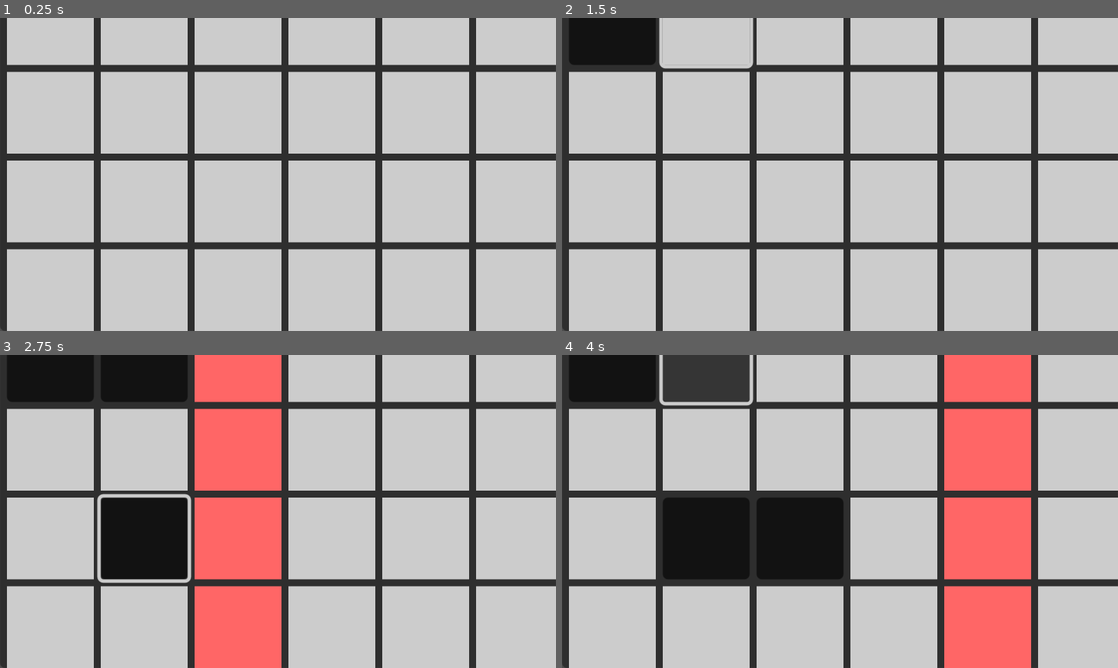
Above: before the commit, frames 1-4 (two rows, left to right).
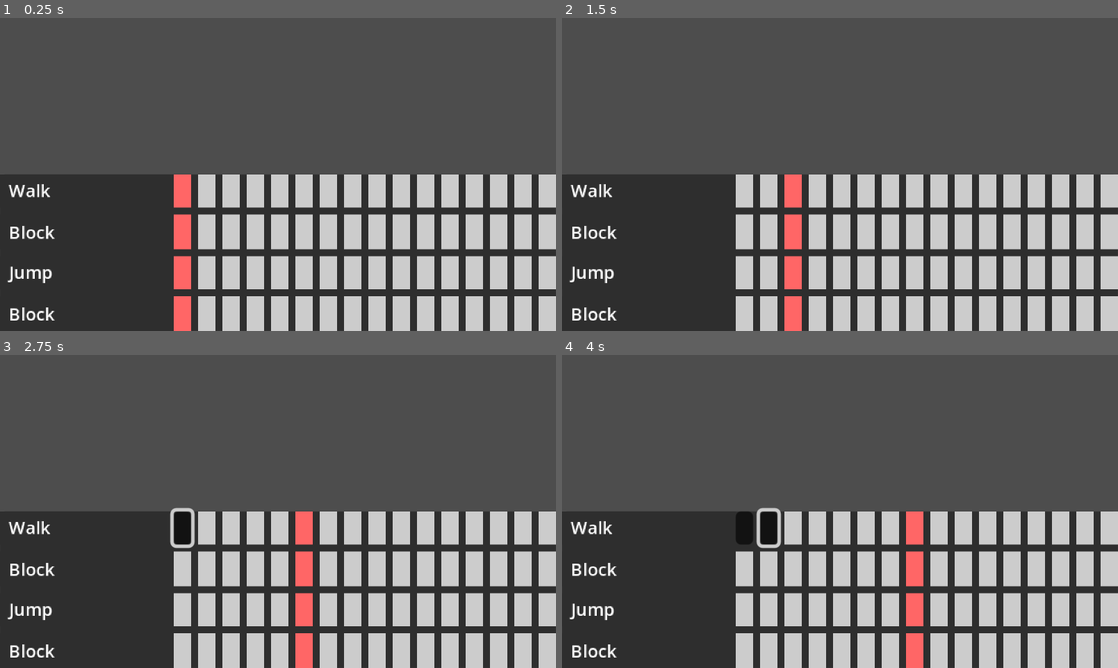
Above: after the commit, the same moments.

Repository: blondeman/GMTK2025
Game: Godot game, scene res://scenes/base_level.tscn
Two runs of this game, one before a commit and one after it. Both use one fixed random seed, a clock stepped at 60 frames per second and the inputs below. This scene is started directly instead of the project's main scene.
Inputs (mouse positions are in pixels of both pictures, inside the frame that each line leads up to):
- Up to frame 1 (0.25 s): no input
- Up to frame 2 (1.5 s): click (612, 24) at 0.52 s; tap Enter (ui_accept) at 1.25 s; hold Right (ui_right) from 1.28 s (still down)
- Up to frame 3 (2.75 s): tap Enter (ui_accept) at 1.52 s; release Right (ui_right) at 2 s; click (183, 527) at 2.02 s
- Up to frame 4 (4 s): hold Right (ui_right) 2.78-3.5 s; tap Enter (ui_accept) at 3.02 s; click (706, 361) at 3.52 s

The runs differ from the first frame. In frame 1, 79% of the frame differs, in the area x 0-100%, y 0-100%; in frame 2, 80%; in frame 3, 85%; in frame 4, 84%.

Commit message:
asset organization

Diff:
--- a/GMTK 2025/project.godot
+++ b/GMTK 2025/project.godot
@@ -13,7 +13,7 @@
 config/name="GMTK 2025"
 run/main_scene="uid://dj26sjjx2kkp4"
 config/features=PackedStringArray("4.4", "Forward Plus")
-config/icon="res://icon.svg"
+config/icon="res://art/icon.svg"
 
 [display]
 
--- a/GMTK 2025/scenes/base_level.tscn
+++ b/GMTK 2025/scenes/base_level.tscn
@@ -7,5 +7,4 @@
 [node name="game" type="Node2D" parent="."]
 
 [node name="sequencer" parent="." instance=ExtResource("1_l1caj")]
-custom_minimum_size = Vector2(0, 200)
 grow_vertical = 0
--- a/GMTK 2025/player.tscn
+++ b/GMTK 2025/scenes/player.tscn
@@ -1,7 +1,7 @@
 [gd_scene load_steps=4 format=3 uid="uid://oqmd233j2u7e"]
 
-[ext_resource type="Script" uid="uid://ibysf7h3a347" path="res://player.gd" id="1_onrkg"]
-[ext_resource type="Texture2D" uid="uid://dh4yuifh8iukj" path="res://mc_ballyhoo.png" id="2_onrkg"]
+[ext_resource type="Script" uid="uid://ibysf7h3a347" path="res://scripts/player.gd" id="1_onrkg"]
+[ext_resource type="Texture2D" uid="uid://dh4yuifh8iukj" path="res://art/mc_ballyhoo.png" id="2_onrkg"]
 
 [sub_resource type="RectangleShape2D" id="RectangleShape2D_onrkg"]
 size = Vector2(18, 18)
--- a/GMTK 2025/scenes/track.tscn
+++ b/GMTK 2025/scenes/track.tscn
@@ -1,27 +1,27 @@
 [gd_scene load_steps=5 format=3 uid="uid://djy64jm5pec5c"]
 
-[ext_resource type="Script" path="res://scripts/track.gd" id="1_klhbj"]
+[ext_resource type="Script" uid="uid://ds1r3sneo3j76" path="res://scripts/track.gd" id="1_klhbj"]
 
 [sub_resource type="StyleBoxFlat" id="StyleBoxFlat_komar"]
 bg_color = Color(0.180392, 0.180392, 0.180392, 1)
-border_width_left = 10
-border_width_right = 10
+border_width_left = 5
+border_width_right = 5
 border_color = Color(0.180392, 0.180392, 0.180392, 1)
 
 [sub_resource type="LabelSettings" id="LabelSettings_3sbxl"]
-font_size = 25
+font_size = 10
 
 [sub_resource type="StyleBoxFlat" id="StyleBoxFlat_302kr"]
 bg_color = Color(0.8, 0.8, 0.8, 1)
 
 [node name="track" type="HBoxContainer"]
-anchors_preset = 15
+anchors_preset = 10
 anchor_right = 1.0
-anchor_bottom = 1.0
+offset_bottom = 35.0
 grow_horizontal = 2
-grow_vertical = 2
 size_flags_horizontal = 3
 size_flags_vertical = 3
+theme_override_constants/separation = 0
 script = ExtResource("1_klhbj")
 
 [node name="PanelContainer" type="PanelContainer" parent="."]
@@ -30,8 +30,8 @@
 theme_override_styles/panel = SubResource("StyleBoxFlat_komar")
 
 [node name="Label" type="Label" parent="PanelContainer"]
-custom_minimum_size = Vector2(200, 0)
 layout_mode = 2
+size_flags_horizontal = 0
 text = "track"
 label_settings = SubResource("LabelSettings_3sbxl")
 
@@ -39,43 +39,8 @@
 layout_mode = 2
 
 [node name="template" type="Button" parent="beats"]
-custom_minimum_size = Vector2(50, 0)
+custom_minimum_size = Vector2(10, 0)
 layout_mode = 2
-size_flags_horizontal = 3
+size_flags_horizontal = 0
 theme_override_styles/normal = SubResource("StyleBoxFlat_302kr")
 toggle_mode = true
-
-[node name="template2" type="Button" parent="beats"]
-custom_minimum_size = Vector2(50, 0)
-layout_mode = 2
-size_flags_horizontal = 3
-theme_override_styles/normal = SubResource("StyleBoxFlat_302kr")
-toggle_mode = true
-
-[node name="template3" type="Button" parent="beats"]
-custom_minimum_size = Vector2(50, 0)
-layout_mode = 2
-size_flags_horizontal = 3
-theme_override_styles/normal = SubResource("StyleBoxFlat_302kr")
-toggle_mode = true
-
-[node name="template4" type="Button" parent="beats"]
-custom_minimum_size = Vector2(50, 0)
-layout_mode = 2
-size_flags_horizontal = 3
-theme_override_styles/normal = SubResource("StyleBoxFlat_302kr")
-toggle_mode = true
-
-[node name="template5" type="Button" parent="beats"]
-custom_minimum_size = Vector2(50, 0)
-layout_mode = 2
-size_flags_horizontal = 3
-theme_override_styles/normal = SubResource("StyleBoxFlat_302kr")
-toggle_mode = true
-
-[node name="template6" type="Button" parent="beats"]
-custom_minimum_size = Vector2(50, 0)
-layout_mode = 2
-size_flags_horizontal = 3
-theme_override_styles/normal = SubResource("StyleBoxFlat_302kr")
-toggle_mode = true
--- a/GMTK 2025/world.tscn
+++ b/GMTK 2025/scenes/world.tscn
@@ -1,13 +1,13 @@
 [gd_scene load_steps=3 format=3 uid="uid://dj26sjjx2kkp4"]
 
-[ext_resource type="Script" uid="uid://cebxe8koegfym" path="res://world.gd" id="1_f3sb7"]
-[ext_resource type="PackedScene" uid="uid://oqmd233j2u7e" path="res://player.tscn" id="2_fj7yv"]
+[ext_resource type="Script" uid="uid://cebxe8koegfym" path="res://scripts/world.gd" id="1_rwgxs"]
+[ext_resource type="PackedScene" uid="uid://oqmd233j2u7e" path="res://scenes/player.tscn" id="2_4wyf3"]
 
 [node name="World" type="Node2D"]
-position = Vector2(32, 0)
-script = ExtResource("1_f3sb7")
+script = ExtResource("1_rwgxs")
 
 [node name="StaticBody2D" type="StaticBody2D" parent="."]
+position = Vector2(32, 0)
 
 [node name="CollisionPolygon2D" type="CollisionPolygon2D" parent="StaticBody2D"]
 position = Vector2(-32, 56)
@@ -16,5 +16,5 @@
 [node name="Polygon2D" type="Polygon2D" parent="StaticBody2D/CollisionPolygon2D"]
 color = Color(1, 0.219608, 1, 1)
 
-[node name="CharacterBody2D" parent="StaticBody2D/CollisionPolygon2D" instance=ExtResource("2_fj7yv")]
+[node name="CharacterBody2D" parent="StaticBody2D/CollisionPolygon2D" instance=ExtResource("2_4wyf3")]
 position = Vector2(100, 15.4483)
Renamed: GMTK 2025/icon.svg -> GMTK 2025/art/icon.svg
Not shown, changed: GMTK 2025/art/icon.svg.import
Renamed: GMTK 2025/mc_ballyhoo.png -> GMTK 2025/art/mc_ballyhoo.png
Not shown, changed: GMTK 2025/art/mc_ballyhoo.png.import
Not shown: 1 places in GMTK 2025/scenes/sequencer.tscn that only renumber resources
Renamed: GMTK 2025/player.gd -> GMTK 2025/scripts/player.gd
Renamed: GMTK 2025/player.gd.uid -> GMTK 2025/scripts/player.gd.uid
Not shown, added: GMTK 2025/scripts/sequencer.gd.uid
Not shown, added: GMTK 2025/scripts/track.gd.uid
Renamed: GMTK 2025/world.gd -> GMTK 2025/scripts/world.gd
Renamed: GMTK 2025/world.gd.uid -> GMTK 2025/scripts/world.gd.uid
